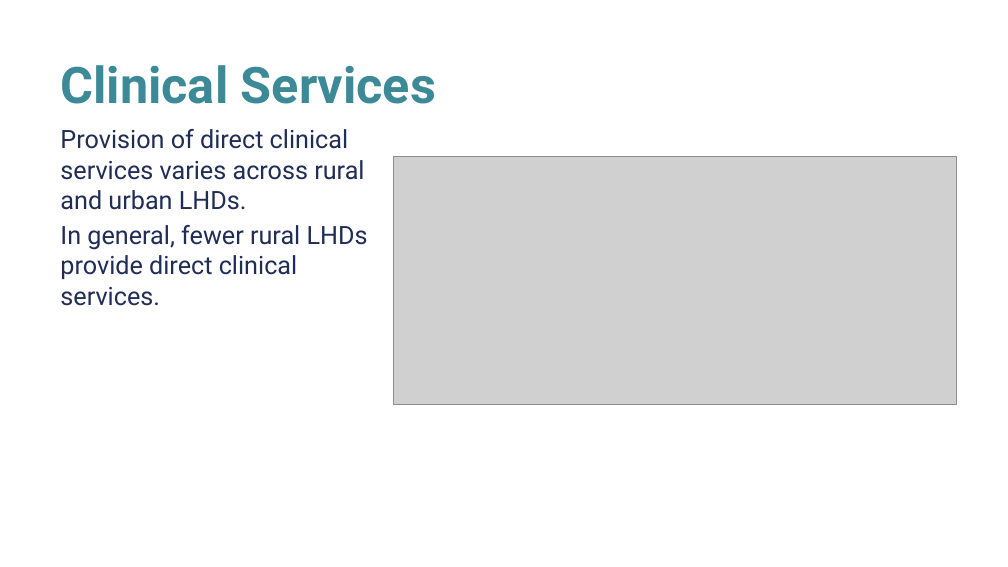
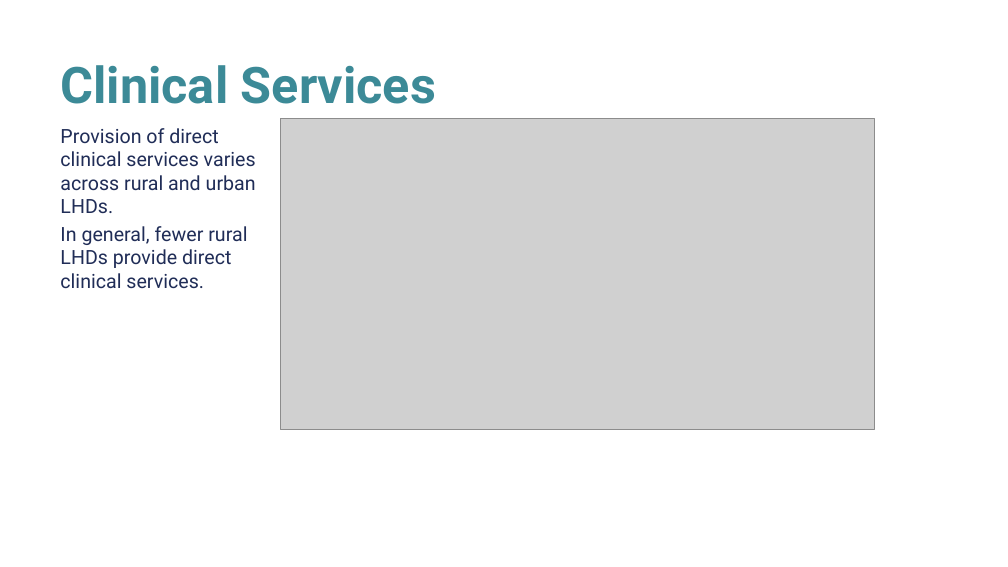
Before and after one commit to NACCHO-profile/nacchoProfile, a slide deck: slide 8 of inst/app/www/Profile2022KeyFindings.pptx. Drawn at 1008x567 pixels with LibreOffice and Linux fonts; fonts in the diff are those of the drawing; grey boxes stand for pictures; background and template pictures are left out. Boxes give left, top, right and bottom in pixels: in the first picture for what was removed or moved away, otherwise in the second. Text is boxed around its words. In the diff, an @@ line names an element or a change of style, - is before the commit and + after.

```diff
--- a/inst/app/www/Profile2022KeyFindings.pptx
+++ b/inst/app/www/Profile2022KeyFindings.pptx
@@ text "Provision of direct clinical services ..." at (x1=60, y1=128, x2=256, y2=289): size 18 to 14 pt @@
@@ picture resized from (x1=393, y1=156, x2=956, y2=404) to (x1=280, y1=119, x2=875, y2=429) @@
```
Also in this commit, not shown: 7 other slides changed, 37 other files.
